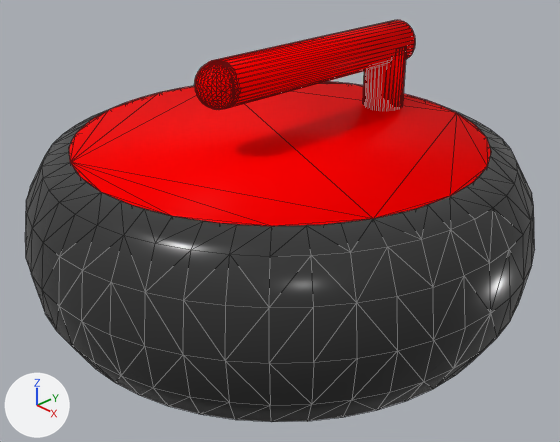
The Blender file rock.blend: old version first, new version second.
The view is the same before and after, from a 50 mm lens placed at (0.74, -0.696, 0.485), pointed at (0.02, -0.018, 0.006). Lighting does not change. The marker at lower left points along +X, +Y and +Z. Mesh edges are drawn as thin lines.

The first picture shows 'rock'.
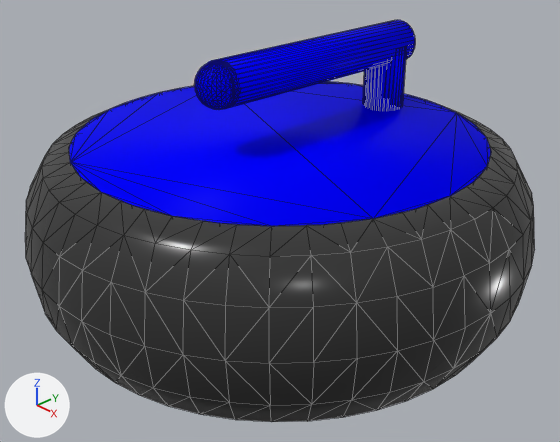
Pixel boxes (x1, y1, x2, y2) of what changed, in the pictures (560 x 442 px):
'rock', recoloured (red to blue)
    both: (66, 20, 494, 244)

Edits to the bpy script that builds the scene:
```text
Change mat_red:
    mat_red.base_color: (1.0, 0.0, 0.0) -> (0.0, 0.0, 1.0)  # red #ff0000 -> blue #0000ff
```
